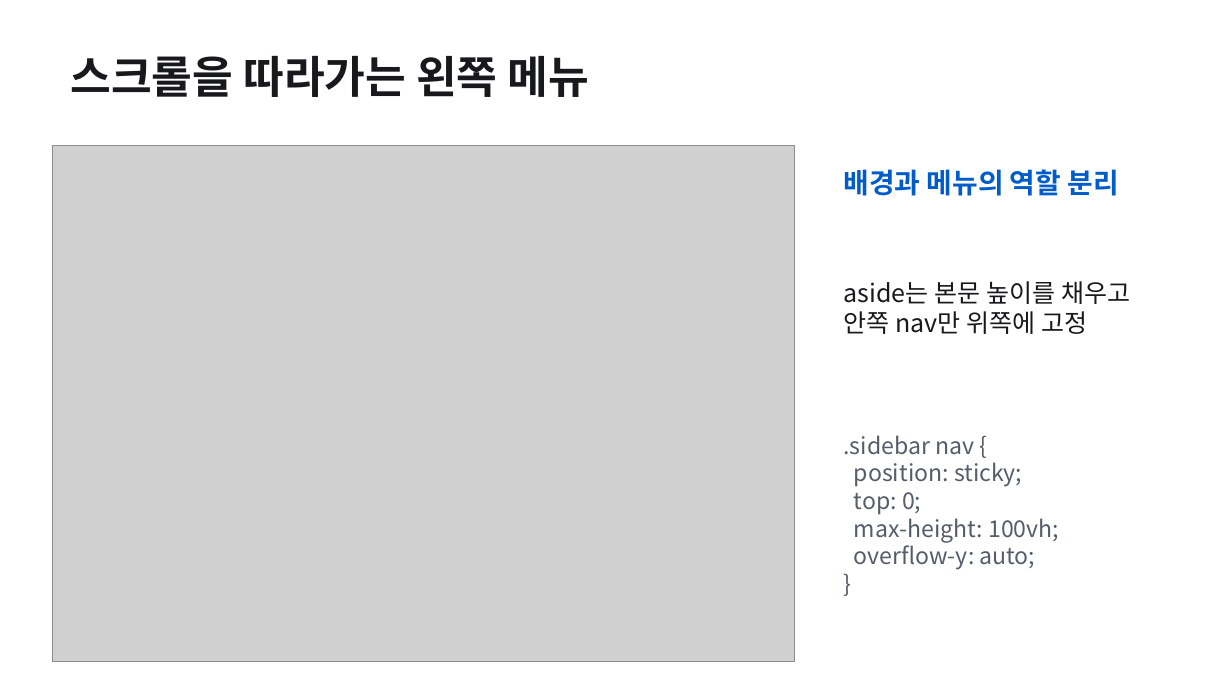
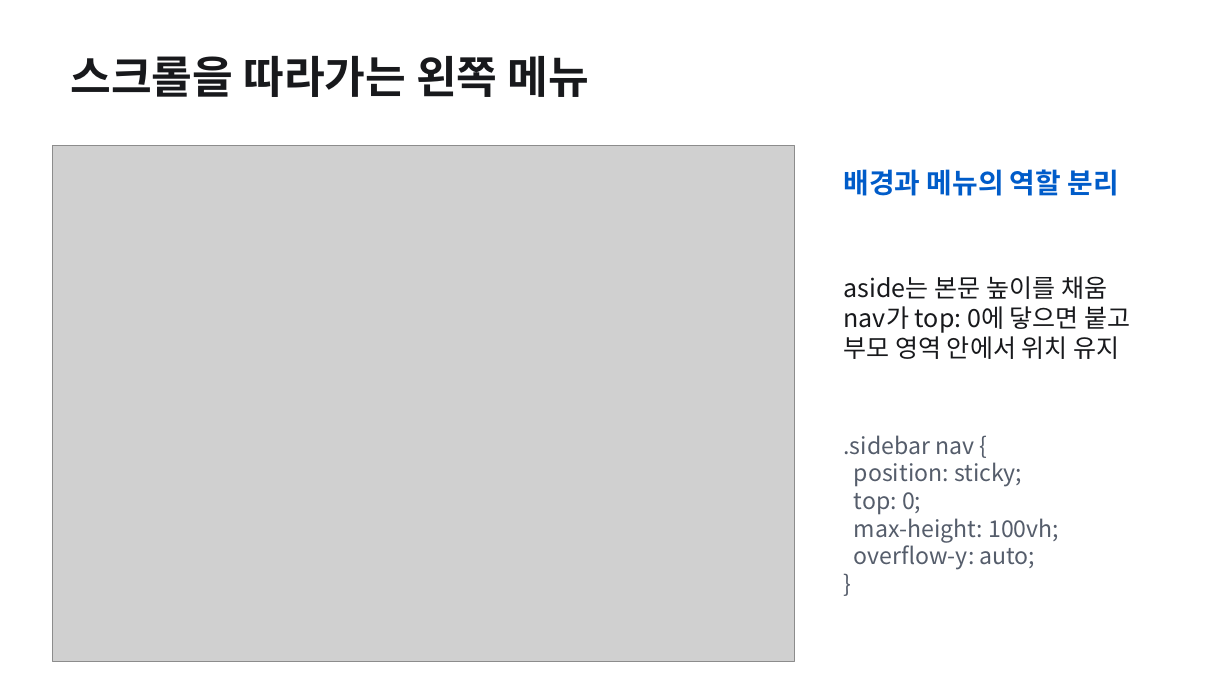
Before and after one commit to Cocode96/AX-web-clone, a slide deck: slide 7 of docs/presentation/customer-service.pptx (slide 5 before the commit). Drawn at 1232x693 pixels with LibreOffice and Linux fonts; fonts in the diff are those of the drawing; grey boxes stand for pictures. Boxes give left, top, right and bottom in pixels: in the first picture for what was removed or moved away, otherwise in the second. Text is boxed around its words. In the diff, an @@ line names an element or a change of style, - is before the commit and + after.

```diff
--- a/docs/presentation/customer-service.pptx
+++ b/docs/presentation/customer-service.pptx
@@ text at (x1=844, y1=276, x2=1131, y2=359): text changed @@
-aside는 본문 높이를 채우고
-안쪽 nav만 위쪽에 고정
+aside는 본문 높이를 채움
+nav가 top: 0에 닿으면 붙고
+부모 영역 안에서 위치 유지
```
Also in this commit, not shown: 4 other slides changed, 2 slides added.
